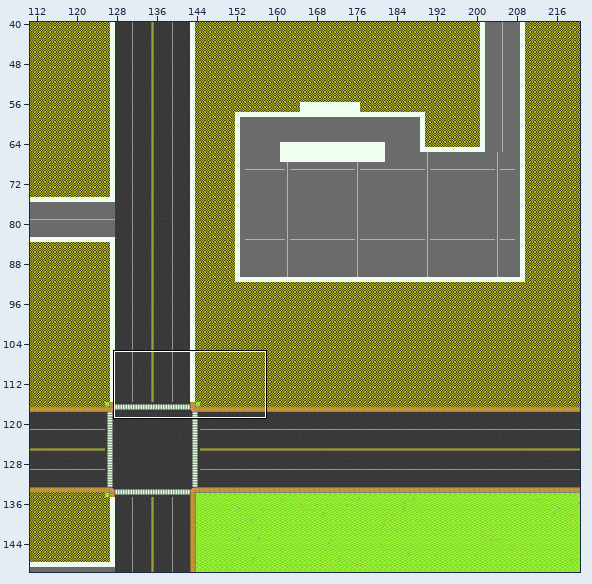
Tiled map: Assets/Graphics/Maps/Retail/RetailDistrict.tmx. The first picture is a wide view before the edit; the outline marks the close-up.
Close-up. Earlier state:
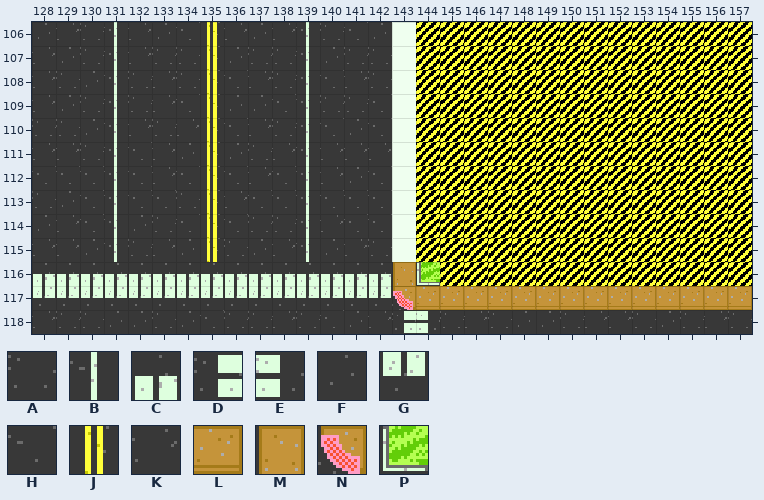
Cells are 16x16 px. Shown: x 128..157, y 106..118. The commit also changed other parts of the map, which this record leaves out.
Key: from "RoadSidewalk": A 0, B 2, C 5, D 6, E 7, F 9, G 14, H 18, J 22, K 27, L 36, M 45, N 67; from "UrbanGreenspace": P 10.
_ is an empty cell.
Layers that did not change in this view are not listed.
Layer "Graphics/BG" before, first column x 128:
106 FKABKFHJKFKBAHF_______________
107 KFABKAAJFAABFAA_______________
108 KAFBAKAJHKABHKA_______________
109 KFABAKHJFFHBAAH_______________
110 AAFBKAKJHKABHFH_______________
111 KKABHKFJFAKBKKK_______________
112 HHHBHKHJHKHBKFH_______________
113 AFHBHHAJKHHBHHH_______________
114 FKHBFAHJHAABKHH_______________
115 KKFBAKFJAFKBFKA_______________
116 CCCCCCCCCCCCCCCMP_____________
117 GGGGGGGGGGGGGGGNLLLLLLLLLLLLLL
118 KAAFFAFHAAKAHFKDEAKAFFAKKAFAKA
The same view after the edit:
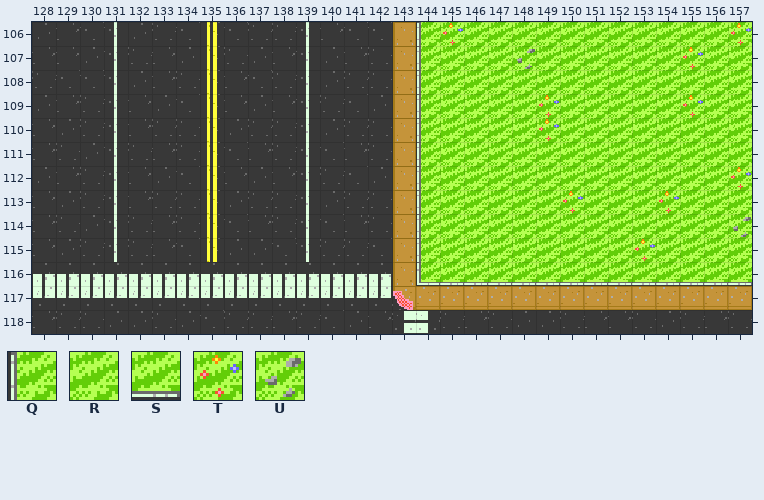
Further tiles: from "UrbanGreenspace": Q 5, R 6, S 11, T 13, U 14.
Changes in this commit:
Layer "Graphics/BG":
The author changed tile F to tile A in row 106 at x 133 and 137; in row 107 at x 136; in row 110 at x 130 and 141; in row 111 at x 134; in row 114 at x 132; in row 115 at x 130 and 140.
The author changed tile H to tile A in row 110 at x 142; in row 111 at x 132; in row 112 at x 130; in row 113 at x 130, 133, 137 to 138 and 141 to 142; in row 114 at x 134 and 142.
The author changed tile K to tile A in row 106 at x 138; in row 107 at x 132; in row 108 at x 128 and 141; in row 110 at x 134 and 137; in row 111 at x 129, 138 and 142; in row 112 at x 140.
The author changed tile K to tile A in row 114 at x 129; in row 115 at x 141.
The author changed tile A to tile F in row 107 at x 130, 134 and 137; in row 108 at x 132; in row 110 at x 129; in row 111 at x 130; in row 115 at x 136.
The author changed tile H to tile F in row 108 at x 140; in row 109 at x 142; in row 110 at x 136 and 140; in row 112 at x 128 and 142; in row 113 at x 140; in row 114 at x 130.
The author changed tile K to tile F in row 106 at x 132; in row 109 at x 128 and 133; in row 112 at x 133 and 137; in row 113 at x 136; in row 115 at x 129.
The author changed tile A to tile H in row 106 at x 130; in row 108 at x 129; in row 109 at x 141; in row 115 at x 142.
The author changed tile F to tile H in row 106 at x 142; in row 108 at x 130; in row 111 at x 136; in row 112 at x 141; in row 115 at x 134.
The author changed tile K to tile H in row 106 at x 136; in row 108 at x 137; in row 111 at x 140; in row 114 at x 140; in row 115 at x 138.
The author changed tile A to tile K in row 106 at x 140; in row 107 at x 133, 138 and 141; in row 109 at x 132; in row 110 at x 128; in row 111 at x 137; in row 113 at x 128.
The author changed tile A to tile K in row 114 at x 133 and 137.
The author changed tile F to tile K in row 107 at x 129; in row 109 at x 129 and 136; in row 114 at x 128.
The author changed tile H to tile K in row 108 at x 136; in row 109 at x 138; in row 112 at x 129, 132, 136 and 138; in row 113 at x 132; in row 114 at x 141.
Tile M now appears in rows 106 to 115 at x 143.
Tile Q now appears in rows 106 to 115 at x 144.
Tile R now appears in row 106 at x 146 to 156; in row 107 at x 145 to 147, 149 to 154 and 156 to 157; in row 108 at x 145 to 157; in row 109 at x 145 to 148, 150 to 154 and 156 to 157; in row 110 at x 145 to 148 and 150 to 157; in row 111 at x 145 to 157.
Tile R now appears in row 112 at x 145 to 156; in row 113 at x 145 to 149, 151 to 153 and 155 to 157; in row 114 at x 145 to 156; in row 115 at x 145 to 152 and 154 to 157.
Tile S now appears in row 116 at x 145 to 157.
Tile T now appears in row 106 at x 145 and 157; in row 107 at x 155; in row 109 at x 149 and 155; in row 110 at x 149; in row 112 at x 157; in row 113 at x 150 and 154.
Tile T now appears in row 115 at x 153.
Tile U now appears in row 107 at x 148; in row 114 at x 157.
Pixel boxes of the changes (left, top, right, bottom) in both close-ups:
changed: (32, 22, 104, 256)
changed: (128, 23, 200, 256)
changed: (224, 22, 296, 256)
changed: (320, 22, 752, 286)
